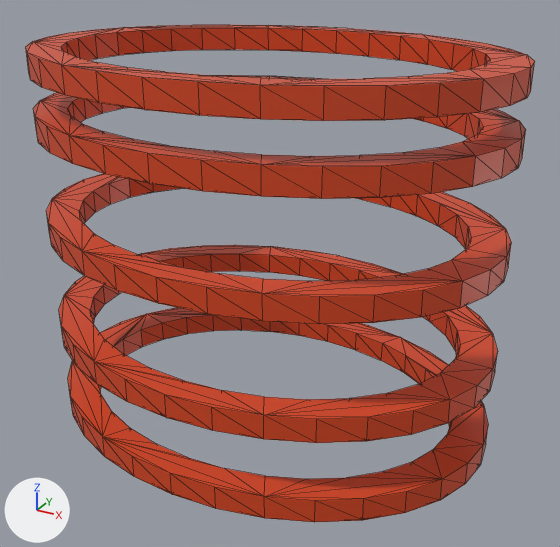
The glTF model e7f4045f-cb85-43e5-963c-173760106dbe/rings/ring0.glb, before and after one commit.
Before and after are seen from a 50 mm camera at (21.2, -53.8, 74.4) aimed at (-8.0, -0.8, 47.8). The lights are fixed; the arrows at lower left show +X, +Y and +Z. Mesh edges are drawn as thin lines. Where no turn or scale is listed for an object, it has been applied to the vertices.
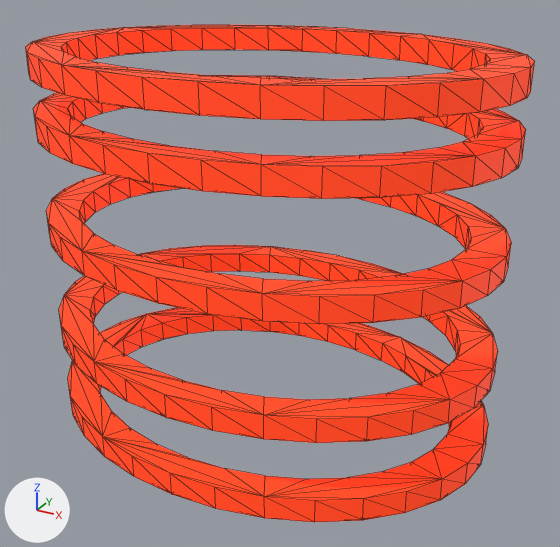
Changed parts and their boxes [x1, y1, x2, y2] in the pictures (560 x 547 px):
'Cylinder.005', recoloured: [26, 25, 535, 121] in both
'Cylinder.002', recoloured: [59, 245, 498, 443] in both
'Cylinder.001', recoloured (brown to red): [68, 308, 488, 522] in both
'Cylinder.003', recoloured: [46, 173, 511, 324] in both
'Cylinder.004', recoloured: [33, 75, 526, 199] in both

Patch to the scene script:
```diff
--- a/e7f4045f-cb85-43e5-963c-173760106dbe/rings/ring0.glb.py
+++ b/e7f4045f-cb85-43e5-963c-173760106dbe/rings/ring0.glb.py
@@ img_minitown_tx_nombrespisos @@
+img_minitown_tx_nombrespisos = load_image('MiniTown_TX_nombrespisos', '_unpacked/MiniTown_TX_nombrespisos', 512, 512, 'sRGB')
@@ mat_dla_emission @@
+mat_dla_emission = bpy.data.materials.new('DLA_emission')
+# uses the picture img_minitown_tx_nombrespisos
@@ me_cylinder_001 @@
 me_cylinder_001.from_pydata(...)  # 128 vertices, 256 faces; spans x -20.0..20.0, y -15.2..15.2, z -1.0..1.0
-me_cylinder_001.materials.append(mat_material)  # orange #d6461d
+me_cylinder_001.materials.append(mat_dla_emission)
@@ me_cylinder_004 @@
 me_cylinder_004.from_pydata(...)  # 128 vertices, 256 faces; spans x -20.0..20.0, y -15.2..15.2, z -1.0..1.0
-me_cylinder_004.materials.append(mat_material)  # orange #d6461d
+me_cylinder_004.materials.append(mat_dla_emission)
@@ me_cylinder_005 @@
 me_cylinder_005.from_pydata(...)  # 128 vertices, 256 faces; spans x -20.0..20.0, y -15.2..15.2, z -1.0..1.0
-me_cylinder_005.materials.append(mat_material)  # orange #d6461d
+me_cylinder_005.materials.append(mat_dla_emission)
@@ me_cylinder_006 @@
 me_cylinder_006.from_pydata(...)  # 128 vertices, 256 faces; spans x -20.0..20.0, y -15.2..15.2, z -1.0..1.0
-me_cylinder_006.materials.append(mat_material)  # orange #d6461d
+me_cylinder_006.materials.append(mat_dla_emission)
@@ me_cylinder_007 @@
 me_cylinder_007.from_pydata(...)  # 128 vertices, 256 faces; spans x -20.0..20.0, y -15.2..15.2, z -1.0..1.0
-me_cylinder_007.materials.append(mat_material)  # orange #d6461d
+me_cylinder_007.materials.append(mat_dla_emission)
```
